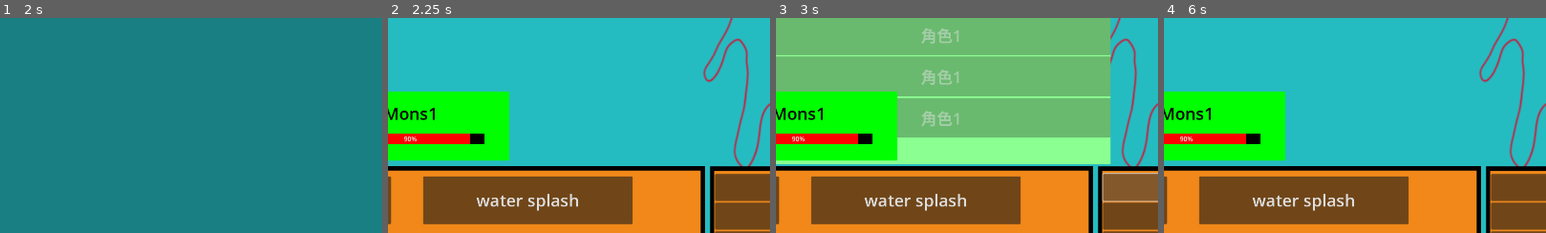
Above: before the commit, frames 1-4 (left to right).
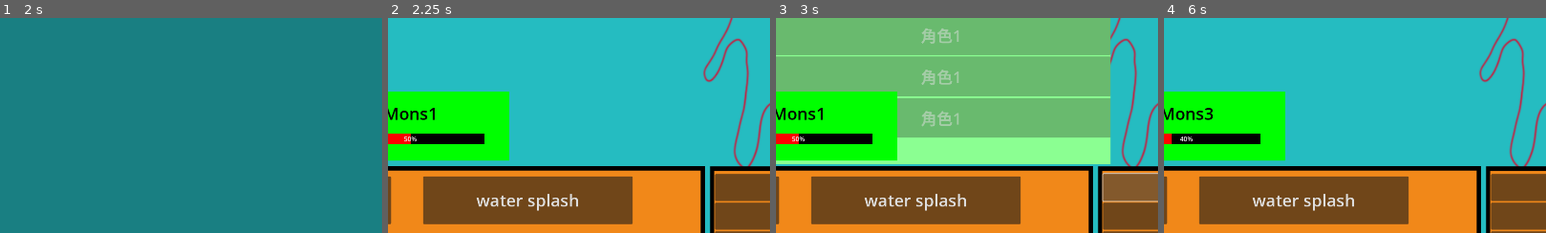
Above: after the commit, the same moments.

Repository: wilsao-cyber/NYCU-RPG
Game: Godot game, scene res://BattleWidgets/battle_scene.tscn
Same seed, same stepped clock (60 frames per second), same inputs: the game is played once before the commit and once after it. The project has no main scene, so this scene is started directly. The engine's default icon, where the game draws it, is replaced by a stand-in: a white triangle on a blue panel in a dark square.
Inputs:
- Up to frame 1 (2 s): click "使用道具" at 0.5 s; click "使用" at 1.25 s
- Up to frame 2 (2.25 s): click "返回" at 2 s
- Up to frame 3 (3 s): click "選擇角色" at 2.75 s
- Up to frame 4 (6 s): click "戰鬥" at 3.5 s; click "逃跑" at 4.25 s; click "角色1" at 5 s; click "角色1" at 5.75 s
The pictures show only the part of the screen within x 32-82%, y 33-83%; the shares and areas given below are measured in that part.

Frame 1 is identical in both runs. In frame 2, 0.8% of the frame differs, in the area x 4-22%, y 53-59%; in frame 3, 0.8%; in frame 4, 1.0%, in the area x 2-22%, y 41-59%.

Commit message:
sem1 fin

Diff:
--- a/BattleWidgets/battle_scene.gd
+++ b/BattleWidgets/battle_scene.gd
@@ -33,20 +33,8 @@
 
 # Called when the node enters the scene tree for the first time.
 func _ready():
-	party = General.Party
-	var partyLen = party.size()
-	partyAlive = [charaButton01,charaButton02,charaButton03,charaButton04,charaButton05]
-	if partyLen>1:
-		for i in range(0,partyLen-1):
-			partyAlive[i].disabled = !party[i+1]["isAlive"]
-	if partyLen<5:
-		for i in range(partyLen-1,5):
-			partyAlive[i].disabled = true
-	CurChara = party[0]
-	CurEnemy = General.Enemy[0]
-	_SetCharaStatus(MyStatsBar,CurChara)
-	_SetCharaStatus(EnStatsBar,CurEnemy)
-	_Skills()
+	CurSys = SystemLogic.StartBattle
+	SystemStatus()
 	pass # Replace with function body.
 
 func _ChooseChara(a):
@@ -58,6 +46,17 @@
 	if !party[a]["isAlive"]:
 		partyAlive[a-1].disabled = true
 	_Skills()
+	CurChara = party[0]
+	match CurSys:
+		SystemLogic.PlayerDied:
+			CurBattle = BattleLogic.PlayerTurn
+			CurSys = null
+			_SetCharaStatus(MyStatsBar,CurChara)
+			BattleStatus()
+		_:
+			CurBattle = BattleLogic.EnemyTurn
+			_SetCharaStatus(MyStatsBar,CurChara)
+			BattleStatus()
 	pass
 
 
@@ -125,6 +124,16 @@
 	if targetCom["currentHP"]<1:
 		targetCom["currentHP"] = 0
 		targetCom["isAlive"] = false
+		_SetCharaStatus(tarBar,targetCom)
+		match tar:
+			0:
+				CurSys = SystemLogic.EnemyDied
+				SystemStatus()
+				pass
+			1:
+				CurSys = SystemLogic.PlayerDied
+				SystemStatus()
+				pass
 
 	match tar:
 		0:
@@ -159,6 +168,7 @@
 
 
 func _on_item_button_pressed():
+	General.is_change_item = true
 	get_tree().change_scene_to_file("res://BattleWidgets/item_box.tscn")
 	pass # Replace with function body.
 func _on_enemy_phyAtk():
@@ -187,3 +197,50 @@
 		BattleLogic.SystemTurn:
 			pass
 	pass
+
+func SystemStatus():
+	match CurSys:
+		SystemLogic.StartBattle:
+			party = General.Party
+			var partyLen = party.size()
+			partyAlive = [charaButton01,charaButton02,charaButton03,charaButton04,charaButton05]
+			if partyLen>1:
+				for i in range(0,partyLen-1):
+					partyAlive[i].disabled = !party[i+1]["isAlive"]
+			if partyLen<5:
+				for i in range(partyLen-1,5):
+					partyAlive[i].disabled = true
+			CurChara = party[0]
+			CurEnemy = General.Enemy[0]
+			_SetCharaStatus(MyStatsBar,CurChara)
+			_SetCharaStatus(EnStatsBar,CurEnemy)
+			_Skills()
+			ChooseButton.disabled = true
+			ItemButton.disabled = true
+			RunButton.disabled = true
+			for i in skillButtons:
+				i.disabled = true
+			if General.is_change_item:
+				General.is_change_item = false
+				CurBattle = BattleLogic.EnemyTurn
+				print("yes")
+			else :
+				CurBattle = BattleLogic.PlayerTurn
+			BattleStatus()
+
+		SystemLogic.PlayerDied:
+			General.AliveCount-=1
+			if General.AliveCount==0:
+				General.winLose = "Lose"
+				CurSys = SystemLogic.EndBattle
+				SystemStatus()
+			else:
+				_on_choose_button_pressed()
+		SystemLogic.EnemyDied:
+			General.winLose = "Win"
+			CurSys = SystemLogic.EndBattle
+			SystemStatus()
+		SystemLogic.EndBattle:
+			get_tree().change_scene_to_file("res://BattleWidgets/win_lose.tscn")
+			pass
+	pass
--- /dev/null
+++ b/BattleWidgets/win_lose.gd
@@ -0,0 +1,7 @@
+extends Control
+
+
+# Called when the node enters the scene tree for the first time.
+func _ready():
+	$CanvasLayer/Label.text = General.winLose
+	pass # Replace with function body.
--- /dev/null
+++ b/BattleWidgets/win_lose.tscn
@@ -0,0 +1,37 @@
+[gd_scene load_steps=2 format=3 uid="uid://dhy5j8x1lfse5"]
+
+[ext_resource type="Script" path="res://BattleWidgets/win_lose.gd" id="1_6ly7k"]
+
+[node name="WinLose" type="Control"]
+layout_mode = 3
+anchors_preset = 15
+anchor_right = 1.0
+anchor_bottom = 1.0
+grow_horizontal = 2
+grow_vertical = 2
+script = ExtResource("1_6ly7k")
+
+[node name="CanvasLayer" type="CanvasLayer" parent="."]
+
+[node name="ColorRect" type="ColorRect" parent="CanvasLayer"]
+anchors_preset = 15
+anchor_right = 1.0
+anchor_bottom = 1.0
+grow_horizontal = 2
+grow_vertical = 2
+color = Color(0.631373, 0.603922, 1, 1)
+
+[node name="Label" type="Label" parent="CanvasLayer"]
+anchors_preset = 8
+anchor_left = 0.5
+anchor_top = 0.5
+anchor_right = 0.5
+anchor_bottom = 0.5
+offset_left = -234.0
+offset_top = -42.5
+offset_right = 234.0
+offset_bottom = 42.5
+grow_horizontal = 2
+grow_vertical = 2
+theme_override_font_sizes/font_size = 142
+text = "Win"
--- a/GeneralScripts/General.gd
+++ b/GeneralScripts/General.gd
@@ -1,4 +1,5 @@
 extends Node
+
 
 var AliveCount = 0
 var currentCount = 0
@@ -7,6 +8,8 @@
 var Enemy = []
 var EnChara = {"ID":1, "Name":"enemy", "LV" : 1, "currentXP": 0,"currentHP":100, "maxHP": 100, "speed": 0, "skills":[0,1,2,3],"isAlive":true,"Icon":load("res://icon.svg")}
 var _Items = []
+var is_change_item = false
+var winLose = "null"
 # Called when the node enters the scene tree for the first time.
 func _ready():
 	Party.append(Chara)
